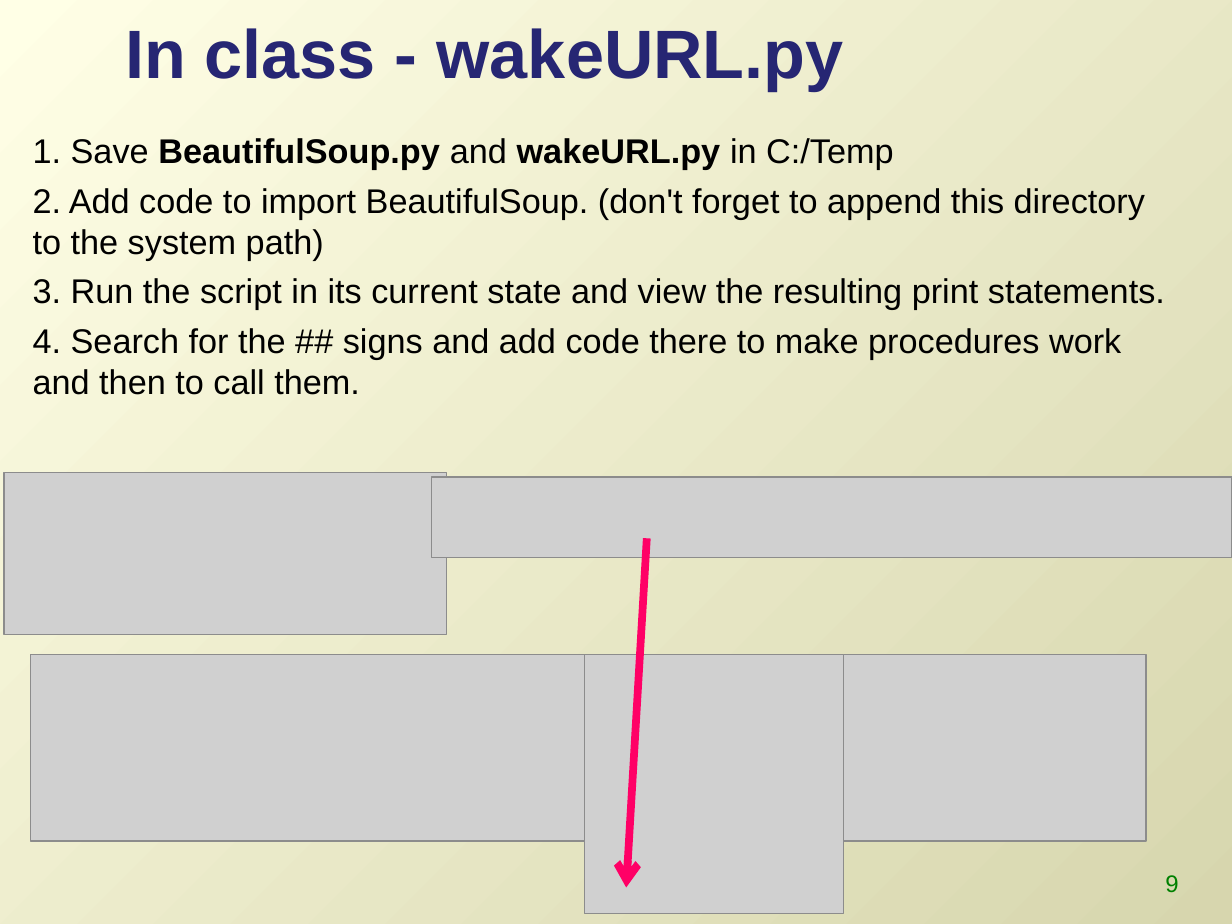
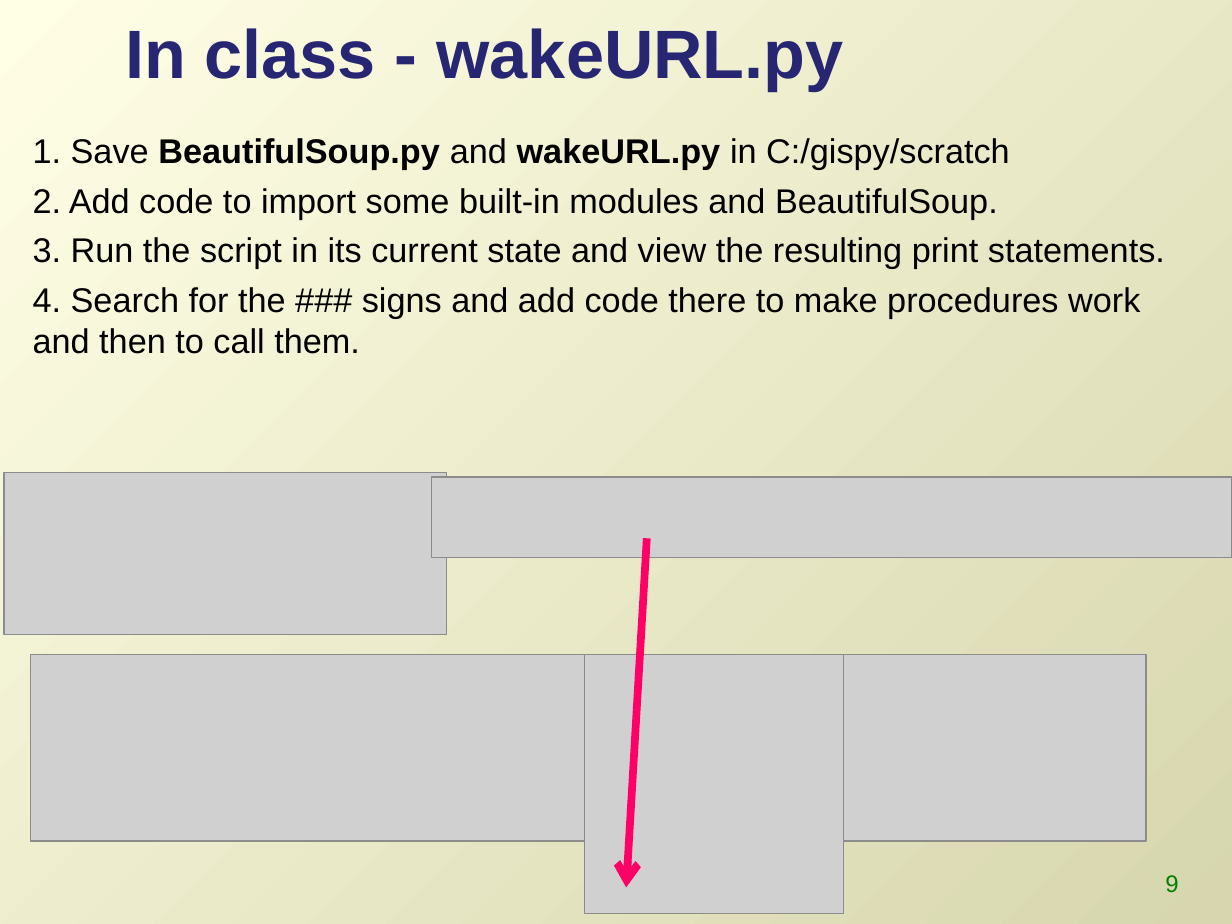
Before and after one commit to lgtateos/gis540, a slide deck: slide 9 of slides/fetching.ppt. Drawn at 1232x924 pixels with LibreOffice and Linux fonts; fonts in the diff are those of the drawing; grey boxes stand for pictures. Boxes give left, top, right and bottom in pixels: in the first picture for what was removed or moved away, otherwise in the second. Text is boxed around its words. In the diff, an @@ line names an element or a change of style, - is before the commit and + after.

```diff
--- a/slides/fetching.ppt
+++ b/slides/fetching.ppt
@@ text at (x1=33, y1=138, x2=1010, y2=219): text changed @@
-1. Save BeautifulSoup.py and wakeURL.py in C:/Temp
-2. Add code to import BeautifulSoup. (don't forget to append this directory to the system path)
+1. Save BeautifulSoup.py and wakeURL.py in C:/gispy/scratch
+2. Add code to import some built-in modules and BeautifulSoup.
@@ text at (x1=33, y1=287, x2=1140, y2=354): text changed @@
-4. Search for the ## signs and add code there to make procedures work and then to call them.
+4. Search for the ### signs and add code there to make procedures work and then to call them.
```
Also in this commit, not shown: 5 other slides changed.
